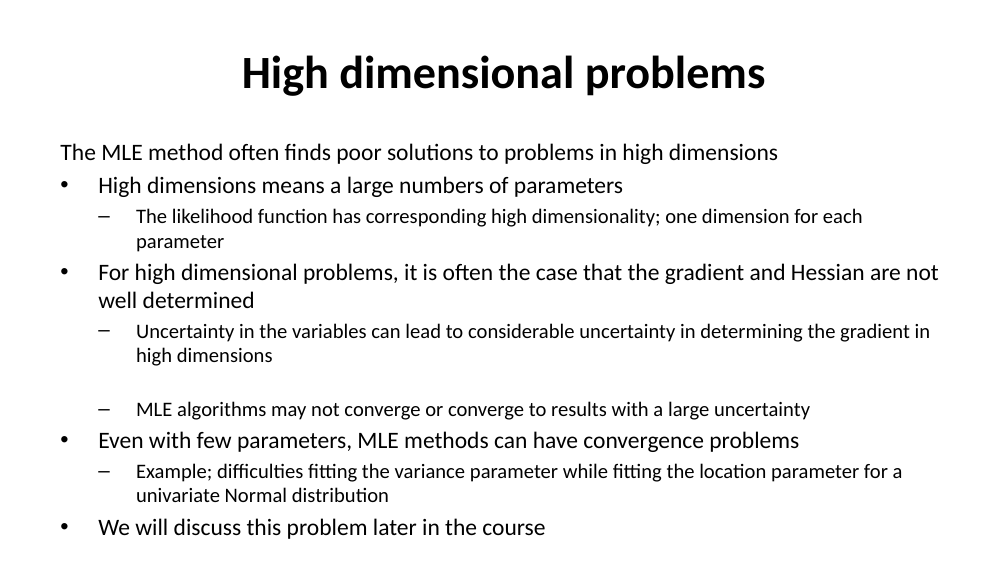
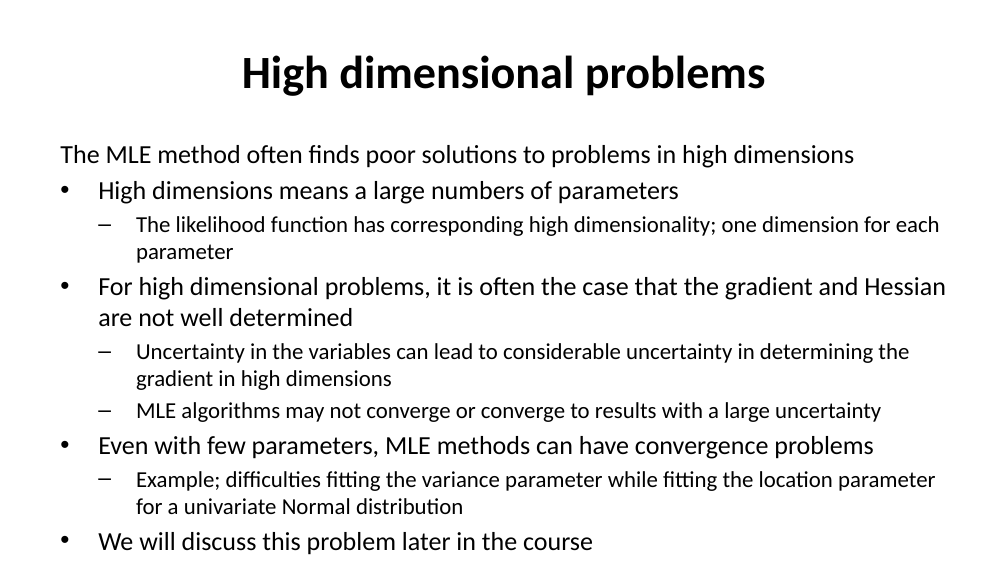
Before and after one commit to StephenElston/CSCI-E-83, a slide deck: slide 45 of LectureSlides/05_ParameterEstimationAndLikelihood.pptx. Drawn at 1008x567 pixels with LibreOffice and Linux fonts; fonts in the diff are those of the drawing. Boxes give left, top, right and bottom in pixels: in the first picture for what was removed or moved away, otherwise in the second. Text is boxed around its words. In the diff, an @@ line names an element or a change of style, - is before the commit and + after.

```diff
--- a/LectureSlides/05_ParameterEstimationAndLikelihood.pptx
+++ b/LectureSlides/05_ParameterEstimationAndLikelihood.pptx
@@ text "The MLE method often finds ..." at bbox=[60, 145, 946, 555]: size 16.8 to 18.6 pt in "The MLE method often finds poor solutions ...", "High dimensions means a large numbers of ...", "For high dimensional problems, it is often ...", "Even with few parameters, MLE methods can ..." and 1 more places; size 14.7 to 16.3 pt in "The likelihood function has corresponding high dimensionalit ...", "Uncertainty in the variables can lead to ...", "MLE algorithms may not converge or converge ...", "Example; difficulties fitting the variance parameter while ..." @@
```
Also in this commit, not shown: 13 other slides changed, 3 other files.
